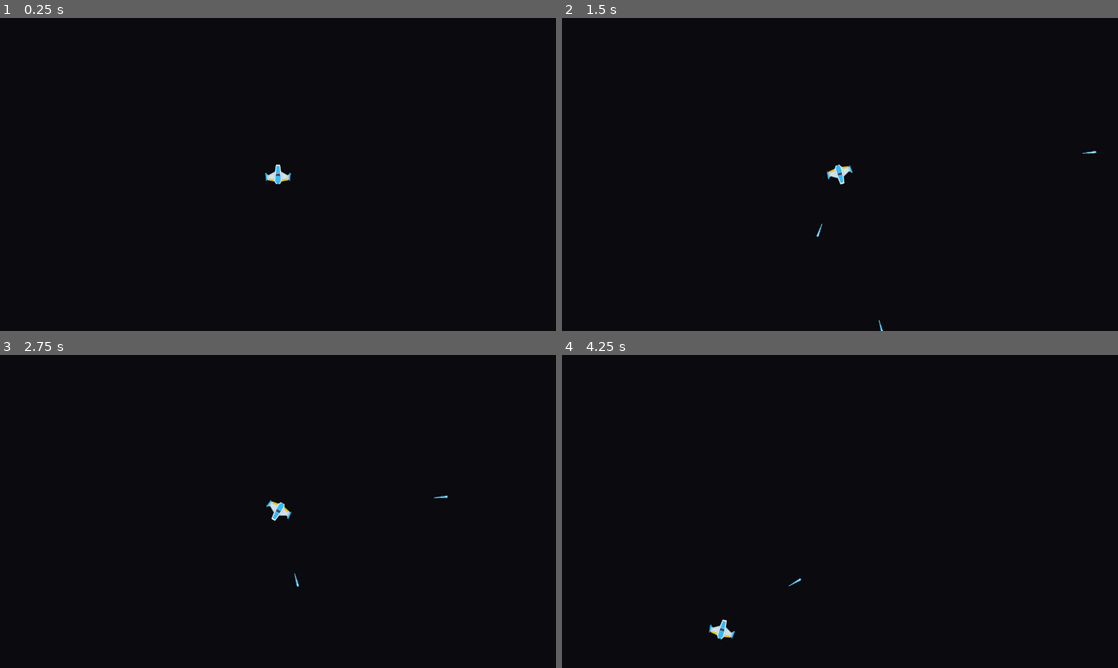
Above: before the commit, frames 1-4 (two rows, left to right).
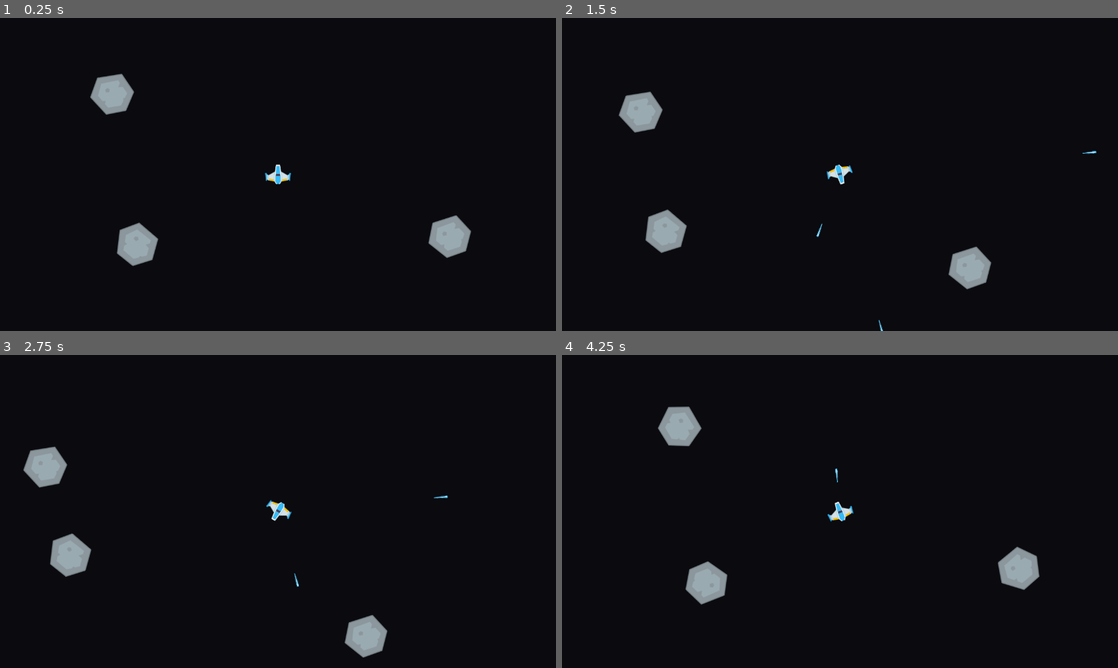
Above: after the commit, the same moments.

Repository: mambroz27/asteroids
Game: Godot game, scene res://scenes/game.tscn
The game is run twice, just before and just after one commit, with the same random seed, the same clock (stepped at 60 frames per second) and the same inputs.
Inputs:
- Up to frame 1 (0.25 s): no input
- Up to frame 2 (1.5 s): hold D (rotate_right) 0.53-1.28 s; hold Space (shoot) 0.53-1.28 s; hold A (rotate_left) from 1.28 s (still down); tap Space (shoot) at 1.35 s
- Up to frame 3 (2.75 s): release A (rotate_left) at 2.03 s; hold D (rotate_right) from 2.03 s (still down); hold Space (shoot) from 2.03 s (still down)
- Up to frame 4 (4.25 s): release D (rotate_right) at 2.78 s; release Space (shoot) at 2.78 s; hold W (accelerate) 2.78-3.53 s; tap Space (shoot) at 2.85 s; hold A (rotate_left) from 3.53 s (still down); hold Space (shoot) from 3.53 s (still down); tap R (reset, bound only after the commit) at 4.15 s

The runs differ from the first frame. In frame 1, 2.2% of the frame differs, in the area x 16-85%, y 17-80%; in frame 2, 2.2%; in frame 3, 2.2%; in frame 4, 2.6%, in the area x 17-86%, y 16-91%.

Commit message:
feat: asteroids

Diff:
--- a/project.godot
+++ b/project.godot
@@ -49,6 +49,11 @@
 "events": [Object(InputEventKey,"resource_local_to_scene":false,"resource_name":"","device":-1,"window_id":0,"alt_press …(191 unchanged characters)…
 ]
 }
+reset={
+"deadzone": 0.2,
+"events": [Object(InputEventKey,"resource_local_to_scene":false,"resource_name":"","device":-1,"window_id":0,"alt_pressed":false,"shift_pressed":false,"ctrl_pressed":false,"meta_pressed":false,"pressed":false,"keycode":0,"physical_keycode":82,"key_label":0,"unicode":114,"location":0,"echo":false,"script":null)
+]
+}
 
 [layer_names]
 
--- /dev/null
+++ b/resources/asteroid_collision_large.tres
@@ -0,0 +1,4 @@
+[gd_resource type="CircleShape2D" format=3 uid="uid://c6hjkurjmvxt0"]
+
+[resource]
+radius = 45.0111
--- /dev/null
+++ b/resources/asteroid_collision_medium.tres
@@ -0,0 +1,4 @@
+[gd_resource type="CircleShape2D" format=3 uid="uid://flh3yypcp55h"]
+
+[resource]
+radius = 19.0
--- /dev/null
+++ b/resources/asteroid_collision_small.tres
@@ -0,0 +1,4 @@
+[gd_resource type="CircleShape2D" format=3 uid="uid://dalkv4a8c3pd5"]
+
+[resource]
+radius = 8.06226
--- /dev/null
+++ b/scenes/asteroid.tscn
@@ -0,0 +1,16 @@
+[gd_scene load_steps=4 format=3 uid="uid://nab7h0s276d1"]
+
+[ext_resource type="Script" uid="uid://bok6xn6envtn" path="res://scripts/asteroid.gd" id="1_6mo6b"]
+[ext_resource type="Texture2D" uid="uid://cxbnn6tjiylcs" path="res://assets/textures/asteroid_big_04.png" id="1_akfqu"]
+[ext_resource type="Shape2D" uid="uid://c6hjkurjmvxt0" path="res://resources/asteroid_collision_large.tres" id="3_t4se3"]
+
+[node name="Asteroid" type="Area2D"]
+collision_layer = 4
+collision_mask = 11
+script = ExtResource("1_6mo6b")
+
+[node name="Sprite2D" type="Sprite2D" parent="."]
+texture = ExtResource("1_akfqu")
+
+[node name="CollisionShape2D" type="CollisionShape2D" parent="."]
+shape = ExtResource("3_t4se3")
--- a/scenes/game.tscn
+++ b/scenes/game.tscn
@@ -1,7 +1,8 @@
-[gd_scene load_steps=3 format=3 uid="uid://c078k7cvvum6r"]
+[gd_scene load_steps=4 format=3 uid="uid://c078k7cvvum6r"]
 
 [ext_resource type="PackedScene" uid="uid://cctk2q1p7yj5" path="res://scenes/player.tscn" id="1_uwrxv"]
 [ext_resource type="Script" uid="uid://cysdg01i86c10" path="res://scripts/game.gd" id="1_yqjtg"]
+[ext_resource type="PackedScene" uid="uid://nab7h0s276d1" path="res://scenes/asteroid.tscn" id="3_lnu2h"]
 
 [node name="Game" type="Node2D"]
 script = ExtResource("1_yqjtg")
@@ -10,3 +11,17 @@
 position = Vector2(640, 360)
 
 [node name="Lasers" type="Node" parent="."]
+
+[node name="Asteroids" type="Node" parent="."]
+
+[node name="Asteroid" parent="Asteroids" instance=ExtResource("3_lnu2h")]
+position = Vector2(329, 527)
+rotation = -1.5708
+
+[node name="Asteroid2" parent="Asteroids" instance=ExtResource("3_lnu2h")]
+position = Vector2(273, 167)
+rotation = -1.5708
+
+[node name="Asteroid3" parent="Asteroids" instance=ExtResource("3_lnu2h")]
+position = Vector2(1054, 489)
+rotation = -1.5708
--- a/scenes/laser.tscn
+++ b/scenes/laser.tscn
@@ -25,4 +25,5 @@
 position = Vector2(0, -16)
 scale = Vector2(0.3, 1.6)
 
+[connection signal="area_entered" from="." to="." method="_on_area_entered"]
 [connection signal="screen_exited" from="VisibleOnScreenNotifier2D" to="." method="_on_visible_on_screen_notifier_2d_screen_exited"]
--- /dev/null
+++ b/scripts/asteroid.gd
@@ -0,0 +1,58 @@
+class_name Asteroid extends Area2D
+
+@export var base_speed := 65.0
+@export var size := AsteroidSize.LARGE
+
+@onready var sprite := $Sprite2D
+@onready var collision := $CollisionShape2D
+
+var movement_vector := Vector2(0, -1)
+var speed := base_speed
+
+enum AsteroidSize{LARGE, MEDIUM, SMALL}
+
+signal exploded(position, size)
+
+
+func _ready():
+	rotation = randf_range(0, 2*PI)
+
+	match size:
+		AsteroidSize.LARGE:
+			speed = randf_range(base_speed, base_speed * 1.5)
+			sprite.texture = preload("res://assets/textures/asteroid_big_04.png")
+			collision.set_deferred("shape", preload("res://resources/asteroid_collision_large.tres"))
+		AsteroidSize.MEDIUM:
+			speed = randf_range(base_speed * 2, base_speed * 3)
+			sprite.texture = preload("res://assets/textures/asteroid_med_02.png")
+			collision.set_deferred("shape", preload("res://resources/asteroid_collision_medium.tres"))
+		AsteroidSize.SMALL:
+			speed = randf_range(base_speed * 2, base_speed * 4)
+			sprite.texture = preload("res://assets/textures/asteroid_tiny_01.png")
+			collision.set_deferred("shape", preload("res://resources/asteroid_collision_small.tres"))
+
+
+func _physics_process(delta):
+	global_position += movement_vector.rotated(rotation) * speed * delta
+
+	# Reset the player position to the opposite
+	# side when they travel off the screen
+	var screen_size = get_viewport_rect().size
+	var collision_radius = collision.shape.radius
+
+	# Reset Y
+	if (global_position.y + collision_radius) < 0:
+		global_position.y = (screen_size.y + collision_radius)
+	elif (global_position.y - collision_radius) > screen_size.y:
+		global_position.y = (0 - collision_radius)
+
+	# Reset X
+	if (global_position.x + collision_radius) < 0:
+		global_position.x = (screen_size.x + collision_radius)
+	elif (global_position.x - collision_radius) > screen_size.x:
+		global_position.x = (0 - collision_radius)
+
+
+func explode():
+	emit_signal("exploded", global_position, size)
+	queue_free()
--- a/scripts/game.gd
+++ b/scripts/game.gd
@@ -1,10 +1,43 @@
 extends Node2D
 
+@onready var player := $Player
 @onready var lasers := $Lasers
-@onready var player := $Player
+@onready var asteroids := $Asteroids
+
+var asteroid_scene = preload("res://scenes/asteroid.tscn")
 
 func _ready():
 	player.connect("laser_shot", _on_player_laser_shot)
 
+	for asteroid in asteroids.get_children():
+		asteroid.connect("exploded", _on_asteroid_exploded)
+
+
+func _process(_delta):
+	if Input.is_action_just_pressed("reset"):
+		get_tree().reload_current_scene()
+
+
 func _on_player_laser_shot(laser):
 	lasers.add_child(laser)
+
+
+func _on_asteroid_exploded(pos, size):
+	match size:
+		Asteroid.AsteroidSize.LARGE:
+			spawn_asteroid(pos, Asteroid.AsteroidSize.MEDIUM)
+			spawn_asteroid(pos, Asteroid.AsteroidSize.MEDIUM)
+		Asteroid.AsteroidSize.MEDIUM:
+			spawn_asteroid(pos, Asteroid.AsteroidSize.SMALL)
+			spawn_asteroid(pos, Asteroid.AsteroidSize.SMALL)
+		Asteroid.AsteroidSize.SMALL:
+			pass
+
+
+func spawn_asteroid(pos, size):
+	var a = asteroid_scene.instantiate()
+
+	a.global_position = pos
+	a.size = size
+	a.connect("exploded", _on_asteroid_exploded)
+	asteroids.call_deferred("add_child", a)
--- a/scripts/laser.gd
+++ b/scripts/laser.gd
@@ -3,6 +3,7 @@
 @export var speed := 800.0
 
 var movement_vector := Vector2(0, -1)
+
 
 func _physics_process(delta):
 	global_position += movement_vector.rotated(rotation) * speed * delta
@@ -10,3 +11,11 @@
 
 func _on_visible_on_screen_notifier_2d_screen_exited():
 	queue_free()
+
+
+func _on_area_entered(area):
+	if area is Asteroid:
+		var asteroid = area
+
+		asteroid.explode()
+		queue_free()
--- a/scripts/player.gd
+++ b/scripts/player.gd
@@ -13,7 +13,8 @@
 
 signal laser_shot(laser)
 
-func _process(delta):
+
+func _process(_delta):
 	if Input.is_action_pressed("shoot"):
 		if !laser_cooldown:
 			laser_cooldown = true
@@ -22,15 +23,16 @@
 			await get_tree().create_timer(rate_of_fire).timeout
 			laser_cooldown = false
 
+
 func _physics_process(delta):
 	var input_vector := Vector2(0, Input.get_axis("accelerate", "decelerate"))
 
 	velocity += input_vector.rotated(rotation) * lerp(0.5, acceleration, clampf(velocity.length() * acceleration, 0, 1.0))
 
-	if (Input.is_action_pressed("rotate_right")):
+	if Input.is_action_pressed("rotate_right"):
 		rotate(deg_to_rad(rotation_speed * delta))
 
-	if (Input.is_action_pressed("rotate_left")):
+	if Input.is_action_pressed("rotate_left"):
 		rotate(deg_to_rad(-rotation_speed * delta))
 
 	if input_vector.y == 0:
@@ -48,15 +50,18 @@
 	# side when they travel off the screen
 	var screen_size = get_viewport_rect().size
 
-	if (global_position.y < 0):
+	# Reset Y
+	if global_position.y < 0:
 		global_position.y = screen_size.y
-	elif (global_position.y > screen_size.y):
+	elif global_position.y > screen_size.y:
 		global_position.y = 0
 
-	if (global_position.x < 0):
+	# Reset X
+	if global_position.x < 0:
 		global_position.x = screen_size.x
-	elif (global_position.x > screen_size.x):
+	elif global_position.x > screen_size.x:
 		global_position.x = 0
+
 
 func shoot_laser():
 	var l = laser_scene.instantiate()
Renamed: assets/textures/meteor_big_04.png -> assets/textures/asteroid_big_04.png
Not shown, changed: assets/textures/asteroid_big_04.png.import
Renamed: assets/textures/meteor_med2.png -> assets/textures/asteroid_med_02.png
Not shown, changed: assets/textures/asteroid_med_02.png.import
Renamed: assets/textures/meteor_tiny_01.png -> assets/textures/asteroid_tiny_01.png
Not shown, changed: assets/textures/asteroid_tiny_01.png.import
Binary file removed: assets/textures/meteor_big_01.png
Binary file removed: assets/textures/meteor_big_02.png
Binary file removed: assets/textures/meteor_big_03.png
Not shown, removed: assets/textures/meteor_big_03.png.import
Not shown, removed: assets/textures/meteor_big_04.png.import
Not shown, removed: assets/textures/meteor_med2.png.import
(and 9 more such lines)
